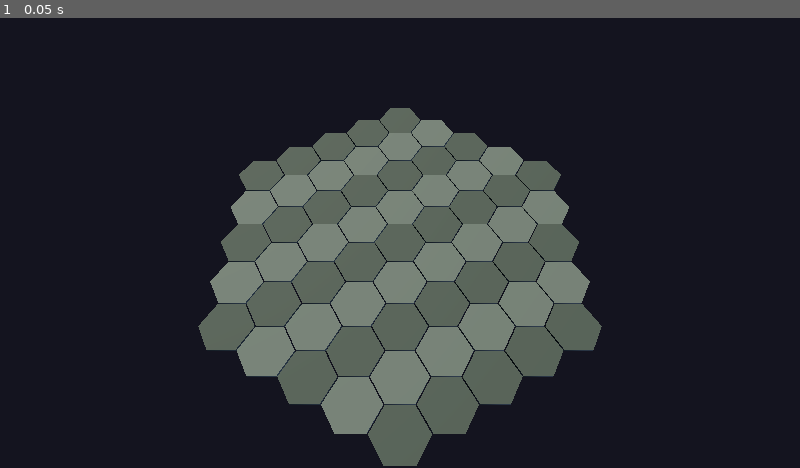
Above: before the commit, frame 1.
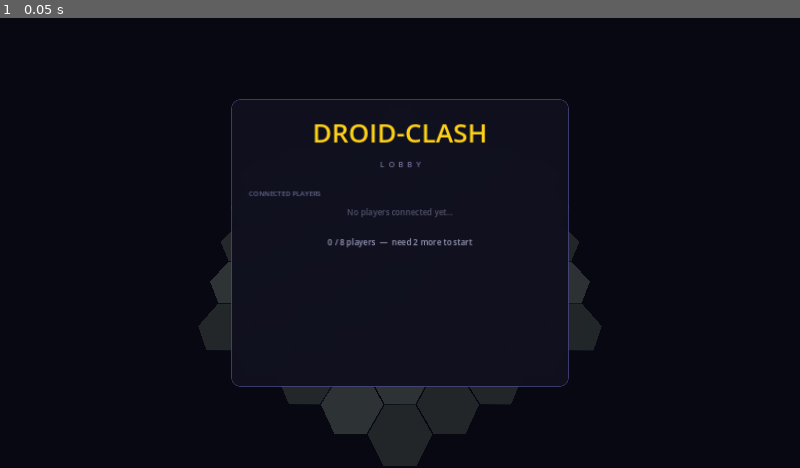
Above: after the commit, the same moment.

Repository: OstwaldT/Droid-Clash
Game: Godot game, scene res://scenes/main.tscn
Two runs of this game, one before a commit and one after it. Both use one fixed random seed, a clock stepped at 60 frames per second and the inputs below.
Inputs:
- Up to frame 1 (0.05 s): no input

The runs differ from the first frame. In frame 1, 26% of the frame differs, in the area x 24-76%, y 18-100%.

Commit message:
feat: lobby panel overlay on server window
Show a centred lobby card over the 3D board while waiting for players.
Hides automatically when the game starts.

- LobbyPanel (CanvasLayer, layer 10):
  - Dim backdrop over the hex board
  - Title + 'LOBBY' heading
  - Per-player rows: color swatch, P# label, name, WAITING/READY status
  - Footer count updates as players join/leave
  - Count label turns green once 2+ players connected
  - Ready status flips to '✓ READY' (green) on ready signal

- game_manager.gd: add player_ready(player_id) signal
- message_handler.gd: emit player_ready after marking player ready
- main.gd: instantiate LobbyPanel and call setup()

Co-authored-by: Copilot <223556219+Copilot@users.noreply.github.com>

Diff:
--- a/src/game/game_manager.gd
+++ b/src/game/game_manager.gd
@@ -6,6 +6,7 @@
 signal game_ended
 signal player_joined(player_id: int, player_name: String)
 signal player_left(player_id: int)
+signal player_ready(player_id: int)
 signal turn_changed(turn_number: int)
 
 enum GamePhase { LOBBY, PLAYING, GAME_OVER }
--- a/src/main.gd
+++ b/src/main.gd
@@ -8,6 +8,7 @@
 var turn_manager: TurnManager
 var status_panel: ServerStatusPanel
 var game_board: GameBoard3D
+var lobby_panel: LobbyPanel
 
 func _ready() -> void:
 	print("Initializing Droid-Clash Server...")
@@ -38,6 +39,11 @@
 	# 2D overlay (renders on top of the 3D world)
 	status_panel = ServerStatusPanel.new()
 	add_child(status_panel)
+
+	# Lobby overlay (hides when game starts)
+	lobby_panel = LobbyPanel.new()
+	add_child(lobby_panel)
+	lobby_panel.setup(game_manager)
 
 	print("Server initialized and ready for connections")
 
--- a/src/server/message_handler.gd
+++ b/src/server/message_handler.gd
@@ -105,7 +105,8 @@
 	# Mark player as ready
 	if player_id in game_manager.players:
 		game_manager.players[player_id]["ready"] = true
-		_broadcast_player_list()  # Broadcast updated player list
+		game_manager.player_ready.emit(player_id)
+		_broadcast_player_list()
 
 		# Check if all players ready
 		var all_ready = true
--- /dev/null
+++ b/src/ui/lobby_panel.gd
@@ -0,0 +1,226 @@
+extends CanvasLayer
+
+class_name LobbyPanel
+
+## Displayed over the 3D board while the game is in LOBBY phase.
+## Hides automatically when game_started fires.
+
+const PANEL_W: float = 540.0
+const PANEL_H: float = 460.0
+
+const PLAYER_COLORS: Array = [
+	Color(0.90, 0.20, 0.20),
+	Color(0.20, 0.52, 0.92),
+	Color(0.20, 0.80, 0.30),
+	Color(0.92, 0.72, 0.08),
+	Color(0.72, 0.18, 0.92),
+	Color(0.95, 0.50, 0.08),
+	Color(0.08, 0.82, 0.82),
+	Color(0.92, 0.38, 0.72),
+]
+
+var game_manager: GameManager
+
+var _player_list: VBoxContainer
+var _count_label: Label
+var _row_map: Dictionary = {}  # player_id -> HBoxContainer
+
+# --- Setup ---
+
+func setup(gm: GameManager) -> void:
+	game_manager = gm
+	gm.player_joined.connect(_on_player_joined)
+	gm.player_left.connect(_on_player_left)
+	gm.player_ready.connect(_on_player_ready)
+	gm.game_started.connect(_on_game_started)
+	layer = 10  # render above everything else
+	_build_ui()
+
+# --- UI construction ---
+
+func _build_ui() -> void:
+	# Full-screen root so anchors work against the viewport
+	var root := Control.new()
+	root.set_anchors_and_offsets_preset(Control.PRESET_FULL_RECT)
+	add_child(root)
+
+	# Semi-transparent dim over the 3D board
+	var dim := ColorRect.new()
+	dim.color = Color(0.0, 0.0, 0.04, 0.62)
+	dim.set_anchors_and_offsets_preset(Control.PRESET_FULL_RECT)
+	root.add_child(dim)
+
+	# Centred card panel
+	var panel := PanelContainer.new()
+	var style := StyleBoxFlat.new()
+	style.bg_color = Color(0.06, 0.06, 0.12, 0.96)
+	style.set_corner_radius_all(14)
+	style.border_width_left   = 1
+	style.border_width_right  = 1
+	style.border_width_top    = 1
+	style.border_width_bottom = 1
+	style.border_color = Color(0.28, 0.28, 0.50, 0.9)
+	style.content_margin_left   = 28.0
+	style.content_margin_right  = 28.0
+	style.content_margin_top    = 24.0
+	style.content_margin_bottom = 24.0
+	panel.add_theme_stylebox_override("panel", style)
+	panel.anchor_left   = 0.5
+	panel.anchor_top    = 0.5
+	panel.anchor_right  = 0.5
+	panel.anchor_bottom = 0.5
+	panel.offset_left   = -PANEL_W / 2.0
+	panel.offset_right  =  PANEL_W / 2.0
+	panel.offset_top    = -PANEL_H / 2.0
+	panel.offset_bottom =  PANEL_H / 2.0
+	root.add_child(panel)
+
+	var vbox := VBoxContainer.new()
+	vbox.add_theme_constant_override("separation", 12)
+	panel.add_child(vbox)
+
+	# Title
+	var title := Label.new()
+	title.text = "DROID-CLASH"
+	title.horizontal_alignment = HORIZONTAL_ALIGNMENT_CENTER
+	title.add_theme_font_size_override("font_size", 42)
+	title.add_theme_color_override("font_color", Color(1.0, 0.82, 0.08))
+	vbox.add_child(title)
+
+	# Sub-heading
+	var sub := Label.new()
+	sub.text = "L  O  B  B  Y"
+	sub.horizontal_alignment = HORIZONTAL_ALIGNMENT_CENTER
+	sub.add_theme_font_size_override("font_size", 12)
+	sub.add_theme_color_override("font_color", Color(0.45, 0.45, 0.60))
+	vbox.add_child(sub)
+
+	vbox.add_child(_make_separator())
+
+	# Section label
+	var section := Label.new()
+	section.text = "CONNECTED PLAYERS"
+	section.add_theme_font_size_override("font_size", 11)
+	section.add_theme_color_override("font_color", Color(0.40, 0.40, 0.55))
+	vbox.add_child(section)
+
+	# Player rows
+	_player_list = VBoxContainer.new()
+	_player_list.add_theme_constant_override("separation", 8)
+	vbox.add_child(_player_list)
+	_show_empty_state()
+
+	vbox.add_child(_make_separator())
+
+	# Footer count
+	_count_label = Label.new()
+	_count_label.horizontal_alignment = HORIZONTAL_ALIGNMENT_CENTER
+	_count_label.add_theme_font_size_override("font_size", 13)
+	_count_label.add_theme_color_override("font_color", Color(0.60, 0.60, 0.72))
+	vbox.add_child(_count_label)
+	_refresh_count()
+
+func _make_separator() -> HSeparator:
+	var sep := HSeparator.new()
+	var sep_style := StyleBoxFlat.new()
+	sep_style.bg_color = Color(0.25, 0.25, 0.40, 0.6)
+	sep_style.content_margin_top = 1.0
+	sep.add_theme_stylebox_override("separator", sep_style)
+	return sep
+
+# --- Player row helpers ---
+
+func _show_empty_state() -> void:
+	var empty := Label.new()
+	empty.name = "EmptyLabel"
+	empty.text = "No players connected yet…"
+	empty.horizontal_alignment = HORIZONTAL_ALIGNMENT_CENTER
+	empty.add_theme_font_size_override("font_size", 13)
+	empty.add_theme_color_override("font_color", Color(0.32, 0.32, 0.42))
+	_player_list.add_child(empty)
+
+func _add_player_row(player_id: int, player_name: String) -> void:
+	# Remove empty-state label on first player
+	var empty := _player_list.get_node_or_null("EmptyLabel")
+	if empty:
+		empty.queue_free()
+
+	var row := HBoxContainer.new()
+	row.add_theme_constant_override("separation", 12)
+
+	# Colored identity swatch
+	var swatch := ColorRect.new()
+	swatch.color = PLAYER_COLORS[(player_id - 1) % PLAYER_COLORS.size()]
+	swatch.custom_minimum_size = Vector2(14, 14)
+	swatch.size_flags_vertical = Control.SIZE_SHRINK_CENTER
+	row.add_child(swatch)
+
+	# Player number
+	var num_label := Label.new()
+	num_label.text = "P%d" % player_id
+	num_label.custom_minimum_size.x = 30
+	num_label.add_theme_font_size_override("font_size", 14)
+	num_label.add_theme_color_override("font_color", Color(0.55, 0.55, 0.65))
+	row.add_child(num_label)
+
+	# Name
+	var name_label := Label.new()
+	name_label.text = player_name
+	name_label.size_flags_horizontal = Control.SIZE_EXPAND_FILL
+	name_label.add_theme_font_size_override("font_size", 16)
+	name_label.add_theme_color_override("font_color", Color.WHITE)
+	row.add_child(name_label)
+
+	# Ready status
+	var status := Label.new()
+	status.name = "StatusLabel"
+	status.text = "○  WAITING"
+	status.custom_minimum_size.x = 110
+	status.horizontal_alignment = HORIZONTAL_ALIGNMENT_RIGHT
+	status.add_theme_font_size_override("font_size", 13)
+	status.add_theme_color_override("font_color", Color(0.40, 0.40, 0.52))
+	row.add_child(status)
+
+	_player_list.add_child(row)
+	_row_map[player_id] = row
+
+func _remove_player_row(player_id: int) -> void:
+	if player_id in _row_map:
+		_row_map[player_id].queue_free()
+		_row_map.erase(player_id)
+
+	if _row_map.is_empty():
+		_show_empty_state()
+
+func _refresh_count() -> void:
+	var count: int = game_manager.players.size() if game_manager else 0
+	var max_p: int  = game_manager.max_players   if game_manager else 8
+	var need: int   = max(0, 2 - count)
+
+	if need > 0:
+		_count_label.text = "%d / %d players  —  need %d more to start" % [count, max_p, need]
+		_count_label.add_theme_color_override("font_color", Color(0.60, 0.60, 0.72))
+	else:
+		_count_label.text = "%d / %d players  —  waiting for all to ready up" % [count, max_p]
+		_count_label.add_theme_color_override("font_color", Color(0.20, 0.88, 0.35))
+
+# --- Signal handlers ---
+
+func _on_player_joined(player_id: int, player_name: String) -> void:
+	_add_player_row(player_id, player_name)
+	_refresh_count()
+
+func _on_player_left(player_id: int) -> void:
+	_remove_player_row(player_id)
+	_refresh_count()
+
+func _on_player_ready(player_id: int) -> void:
+	var row: HBoxContainer = _row_map.get(player_id)
+	if not row:
+		return
+	var status := row.get_node("StatusLabel") as Label
+	status.text = "✓  READY"
+	status.add_theme_color_override("font_color", Color(0.18, 0.88, 0.32))
+
+func _on_game_started() -> void:
+	visible = false
